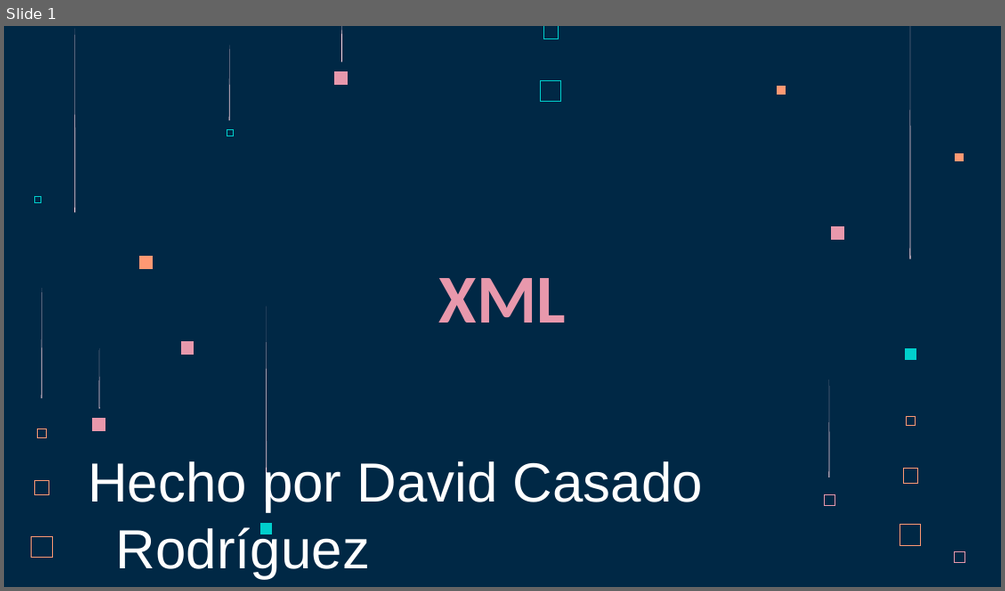
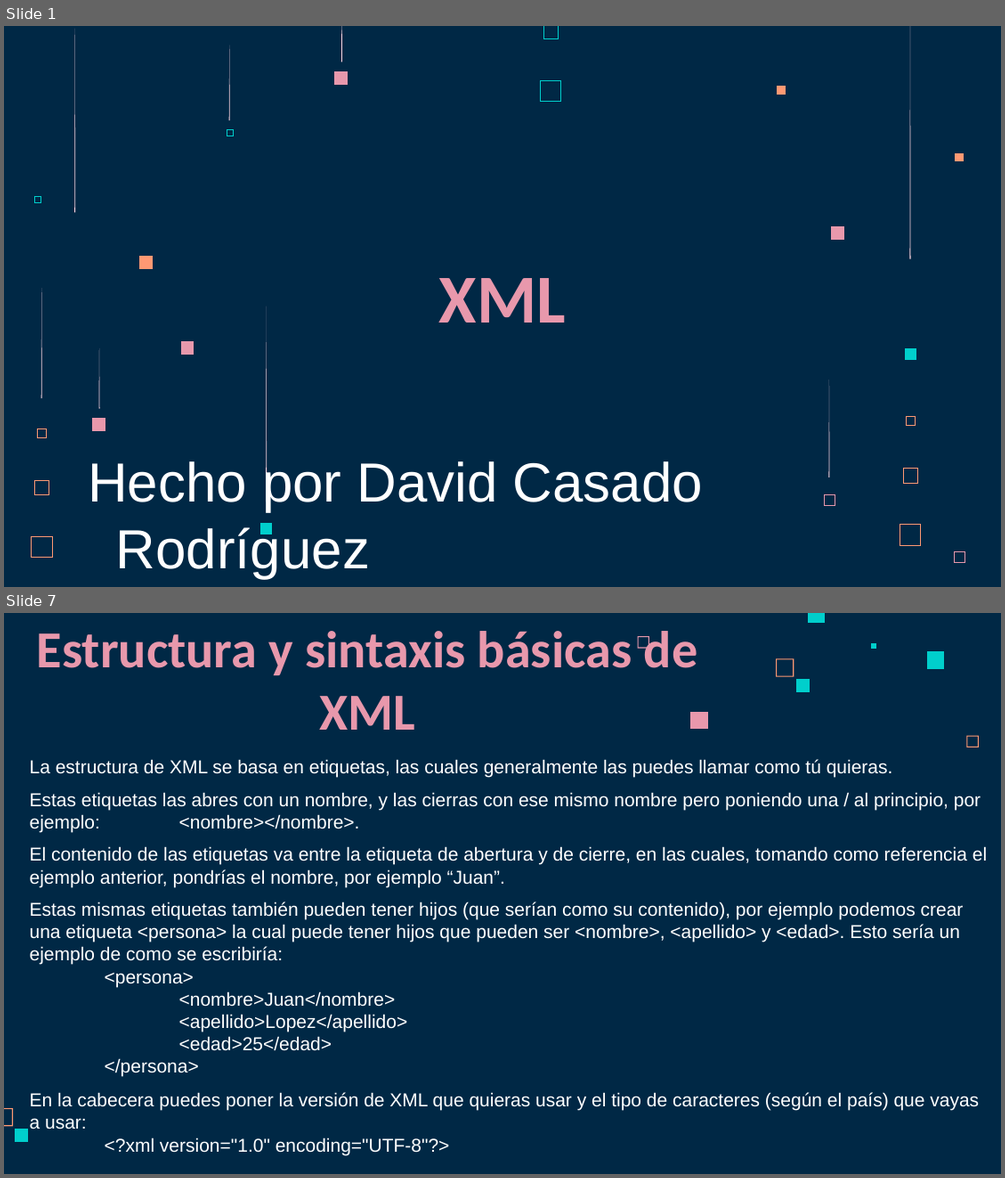
Before and after one commit to dvidCR/Lenguaje-de-Marcas, a slide deck: Tercer_Trimestre/Ejercicios/XML/XML.pptx. Shown one above the other, each under a label of ours: slide 1 before the commit, slides 1 and 7 after it; the slides between them are not shown. The pictures are 1005x591 and 1005x1178 pixels, drawn with LibreOffice and Linux fonts; fonts in the diff are those of the drawing. Boxes give left, top, right and bottom in pixels: in the first picture for what was removed or moved away, otherwise in the second. Text is boxed around its words. In the diff, an @@ line names an element or a change of style, - is before the commit and + after.

```diff
--- a/Tercer_Trimestre/Ejercicios/XML/XML.pptx
+++ b/Tercer_Trimestre/Ejercicios/XML/XML.pptx
@@ slide 7 added at (4, 613, 1001, 1174), background #002845 @@
@@ title added at (37, 631, 698, 730), 50 pt, text #E898AC, bold @@
+Estructura y sintaxis básicas de XML
@@ freeform shape added at (638, 636, 649, 648), fill #E898AC @@
@@ freeform shape added at (808, 613, 825, 623), fill #00CFCC @@
@@ freeform shape added at (776, 658, 793, 676), fill #FF9973 @@
@@ freeform shape added at (872, 643, 877, 648), fill #00CFCC @@
@@ freeform shape added at (927, 652, 944, 669), fill #00CFCC @@
@@ freeform shape added at (796, 680, 809, 693), fill #00CFCC @@
@@ freeform shape added at (690, 712, 708, 729), fill #E898AC @@
@@ freeform shape added at (967, 736, 979, 747), fill #FF9973 @@
@@ text added at (30, 759, 987, 1129), 18 pt, text #FFFFFF @@
+La estructura de XML se basa en etiquetas, las cuales generalmente las puedes llamar como tú quieras.
+Estas etiquetas las abres con un nombre, y las cierras con ese mismo nombre pero poniendo una / al principio, por ejemplo: <nombre></nombre>.
+El contenido de las etiquetas va entre la etiqueta de abertura y de cierre, en las cuales, tomando como referencia el ejemplo anterior, pondrías el nombre, por ejemplo “Juan”.
+Estas mismas etiquetas también pueden tener hijos (que serían como su contenido), por ejemplo podemos crear una etiqueta <persona> la cual puede tener hijos que pueden ser <nombre>, <apellido> y <edad>. Esto sería un ejemplo de como se escribiría:
+<persona>
+<nombre>Juan</nombre>
+<apellido>Lopez</apellido>
+<edad>25</edad>
+</persona>
+En la cabecera puedes poner la versión de XML que quieras usar y el tipo de caracteres (según el país) que vayas a usar:
+<?xml version="1.0" encoding="UTF-8"?>
@@ freeform shape added at (4, 1108, 13, 1126), fill #FF9973 @@
@@ freeform shape added at (16, 1128, 29, 1142), fill #00CFCC @@
```
Also in this commit, not shown: 2 slides changed, 6 other slides added.
